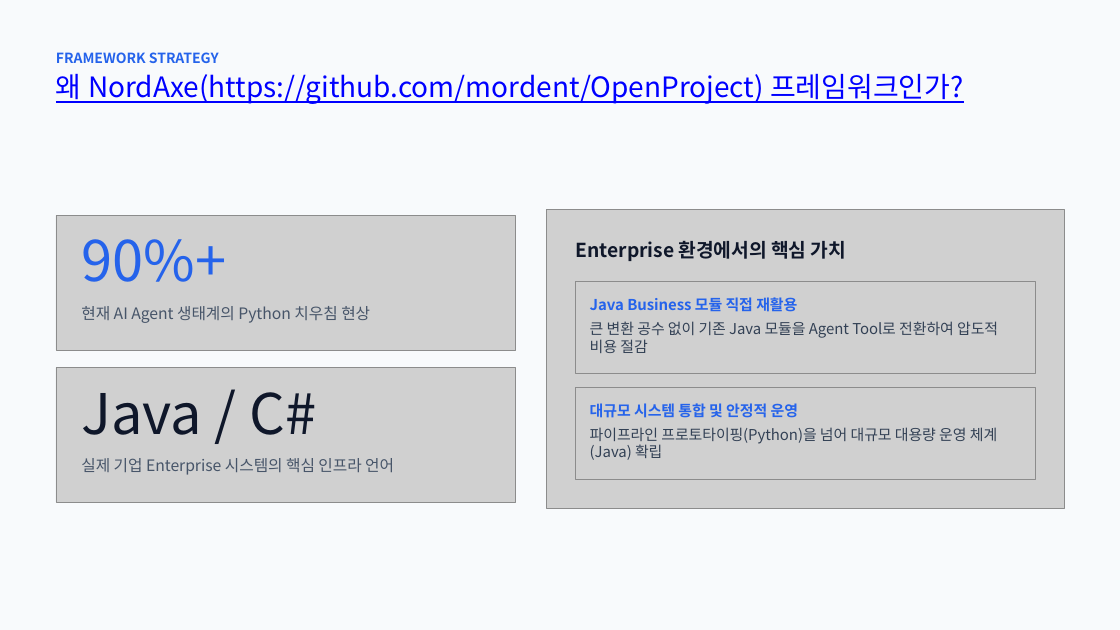
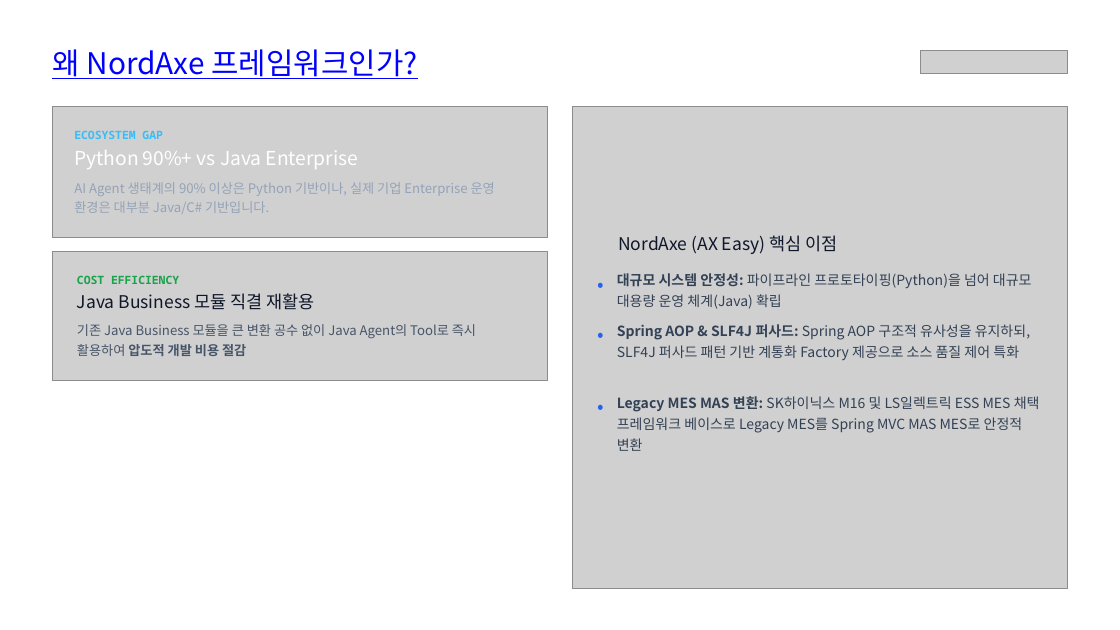
Before and after one commit to mordent/OpenProject, a slide deck: slide 10 of 제조 분야 AI Agent 아키텍처.pptx. Drawn at 1120x630 pixels with LibreOffice and Linux fonts; fonts in the diff are those of the drawing; grey boxes stand for pictures; background and template pictures are left out. Boxes give left, top, right and bottom in pixels: in the first picture for what was removed or moved away, otherwise in the second. Text is boxed around its words. In the diff, an @@ line names an element or a change of style, - is before the commit and + after.

```diff
--- a/제조 분야 AI Agent 아키텍처.pptx
+++ b/제조 분야 AI Agent 아키텍처.pptx
@@ background #F8FAFC to #FFFFFF @@
@@ text at box(52, 49, 417, 79): text changed; size 24 to 25.5 pt @@
-왜 NordAxe(https://github.com/mordent/OpenProject) 프레임워크인가?
+왜 NordAxe 프레임워크인가?
@@ text "왜 NordAxe 프레임워크인가?" at box(52, 49, 417, 79): vertical alignment top to middle @@
@@ text removed at box(56, 52, 219, 63) @@
-FRAMEWORK STRATEGY
@@ picture added at box(920, 50, 1067, 74) @@
@@ picture added at box(52, 107, 548, 238) @@
@@ picture: place and size @@
-picture at box(547, 209, 1065, 508)
+picture at box(572, 107, 1068, 588)
@@ text added at box(74, 130, 162, 139), 9.8 pt, text #38BDF8, bold @@
+ECOSYSTEM GAP
@@ text at box(74, 150, 358, 169): text changed; text colour #0F172A to #FFFFFF; bold off @@
-Enterprise 환경에서의 핵심 가치
+Python 90%+ vs Java Enterprise
@@ text added at box(74, 182, 495, 213), 11.2 pt, text #94A3B8 @@
+AI Agent 생태계의 90% 이상은 Python 기반이나, 실제 기업 Enterprise 운영 환경은 대부분 Java/C# 기반입니다.
@@ text removed at box(81, 239, 226, 282) @@
-90%+
@@ text added at box(618, 235, 837, 254), 15 pt, text #0F172A @@
+NordAxe (AX Easy) 핵심 이점
@@ picture: place and size @@
-picture at box(56, 215, 516, 350)
+picture at box(52, 251, 548, 380)
@@ text added at box(597, 266, 604, 295), 16.5 pt, text #2563EB @@
+•
@@ text at box(77, 293, 315, 310): text changed; size 12.8 to 15 pt; text colour #2563EB to #0F172A; bold off @@
-Java Business 모듈 직접 재활용
+Java Business 모듈 직결 재활용
@@ text at box(77, 275, 179, 284): text changed; size 13.5 to 9.8 pt; font Noto Sans CJK KR to Noto Sans Mono; text colour #475569 to #16A34A; bold on @@
-현재 AI Agent 생태계의 Python 치우침 현상
+COST EFFICIENCY
@@ picture removed at box(576, 281, 1035, 373) @@
@@ text at box(617, 273, 1032, 309): text changed; size 12.8 to 12 pt @@
-큰 변환 공수 없이 기존 Java 모듈을 Agent Tool로 전환하여 압도적 비용 절감
+대규모 시스템 안정성: 파이프라인 프로토타이핑(Python)을 넘어 대규모 대용량 운영 체계(Java) 확립
@@ text at box(77, 324, 476, 356): text changed; size 13.5 to 11.2 pt @@
-실제 기업 Enterprise 시스템의 핵심 인프라 언어
+기존 Java Business 모듈을 큰 변환 공수 없이 Java Agent의 Tool로 즉시 활용하여 압도적 개발 비용 절감
@@ text added at box(597, 317, 604, 345), 16.5 pt, text #2563EB @@
+•
@@ text at box(617, 324, 1031, 360): text changed; size 12.8 to 12 pt; text colour #2563EB to #334155; bold off @@
-대규모 시스템 통합 및 안정적 운영
+Spring AOP & SLF4J 퍼사드: Spring AOP 구조적 유사성을 유지하되, SLF4J 퍼사드 패턴 기반 계통화 Factory 제공으로 소스 품질 제어 특화
@@ picture removed at box(56, 368, 516, 502) @@
@@ picture removed at box(576, 387, 1035, 479) @@
@@ text added at box(597, 388, 604, 417), 16.5 pt, text #2563EB @@
+•
@@ text removed at box(81, 392, 316, 435) @@
-Java / C#
@@ text at box(617, 396, 1040, 451): text changed; size 12.8 to 12 pt @@
-파이프라인 프로토타이핑(Python)을 넘어 대규모 대용량 운영 체계(Java) 확립
+Legacy MES MAS 변환: SK하이닉스 M16 및 LS일렉트릭 ESS MES 채택 프레임워크 베이스로 Legacy MES를 Spring MVC MAS MES로 안정적 변환
```
Also in this commit, not shown: 10 other slides changed, 1 slide added, 2 slides removed.
